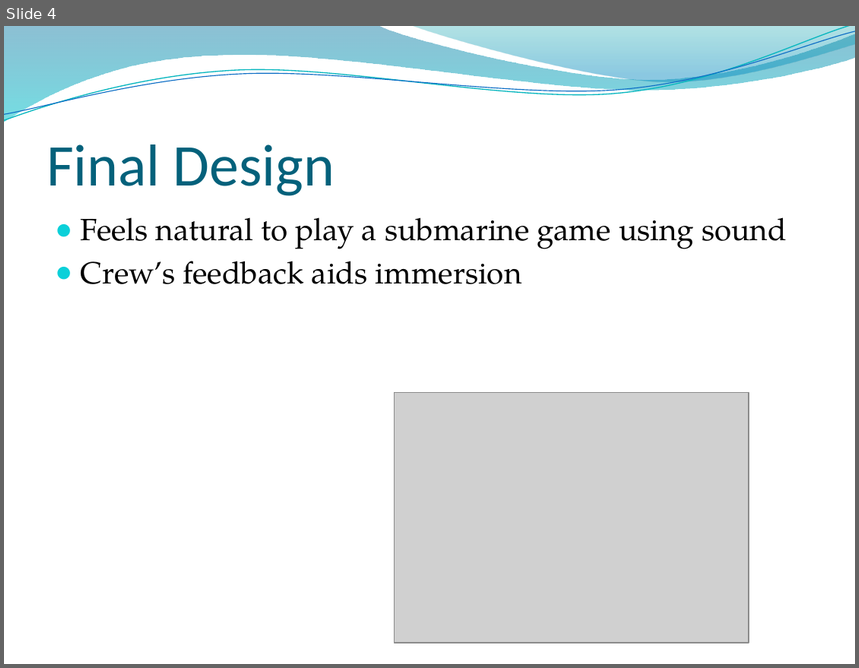
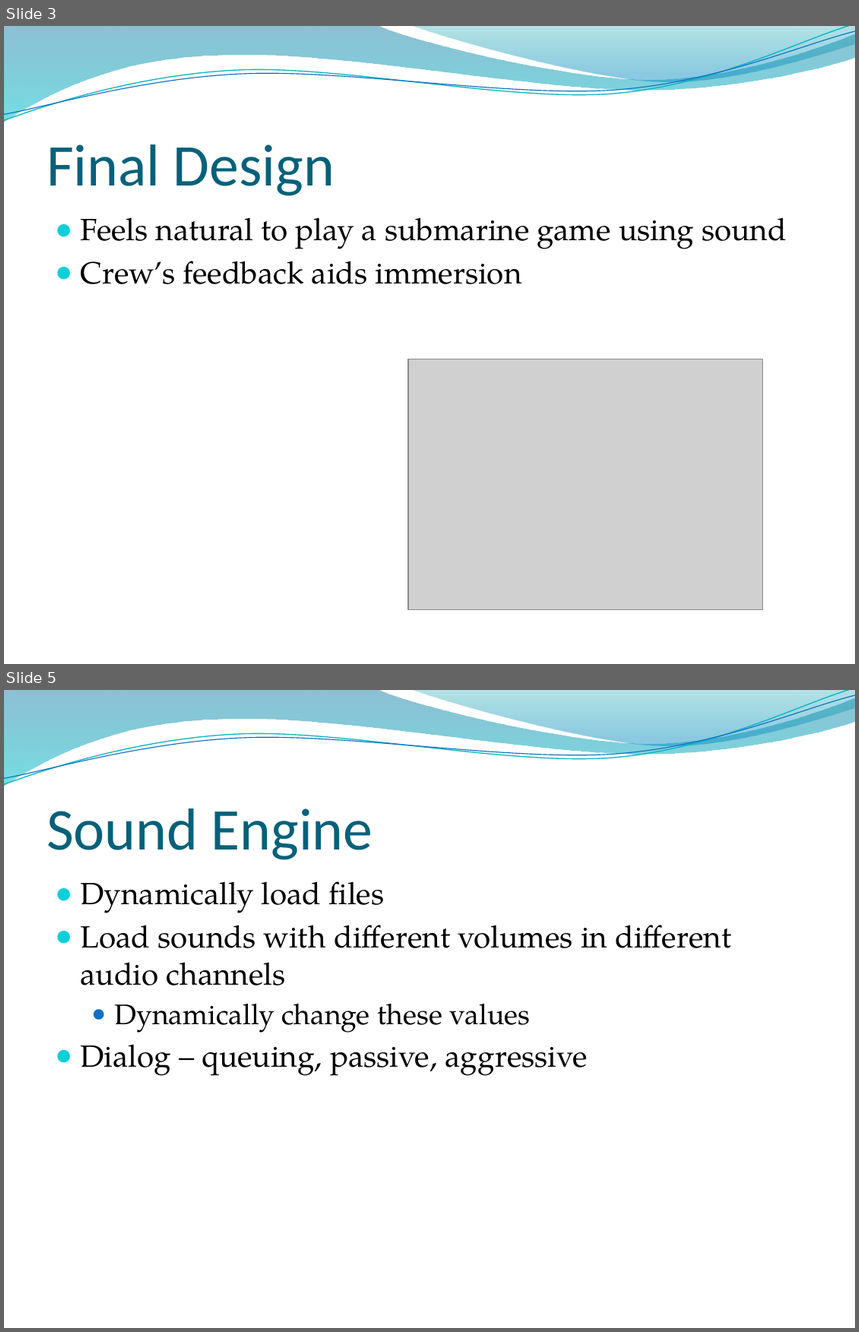
Before and after one commit to ProjPossibility/sub-commander, a slide deck: Sub Comander.pptx. Shown one above the other, each under a label of ours: slide 4 before the commit, slides 3 and 5 after it; the slides between them are not shown. The pictures are 859x668 and 859x1332 pixels, drawn with LibreOffice and Linux fonts; fonts in the diff are those of the drawing; grey boxes stand for pictures; background and template pictures are left out. Boxes give left, top, right and bottom in pixels: in the first picture for what was removed or moved away, otherwise in the second. Text is boxed around its words. In the diff, an @@ line names an element or a change of style, - is before the commit and + after.

```diff
--- a/Sub Comander.pptx
+++ b/Sub Comander.pptx
@@ slide 5 added at (x1=4, y1=690, x2=855, y2=1328), background picture (left out); not listed: 4 template elements that a slide beside it also shows @@
@@ title added at (x1=47, y1=809, x2=373, y2=860), 50 pt, text #04617B @@
+Sound Engine
@@ text added at (x1=81, y1=882, x2=731, y2=1076), 26 pt, text #000000 @@
+● Dynamically load files
+● Load sounds with different volumes in different audio channels
+  ● Dynamically change these values
+● Dialog – queuing, passive, aggressive
@@ what was slide 4 is now slide 3 @@
@@ slide 3 changed as well @@
@@ picture moved from (x1=394, y1=393, x2=749, y2=643) to (x1=408, y1=360, x2=763, y2=610) @@
```
Also in this commit, not shown: 3 other slides changed, 1 other slide added, 2 slides removed.
